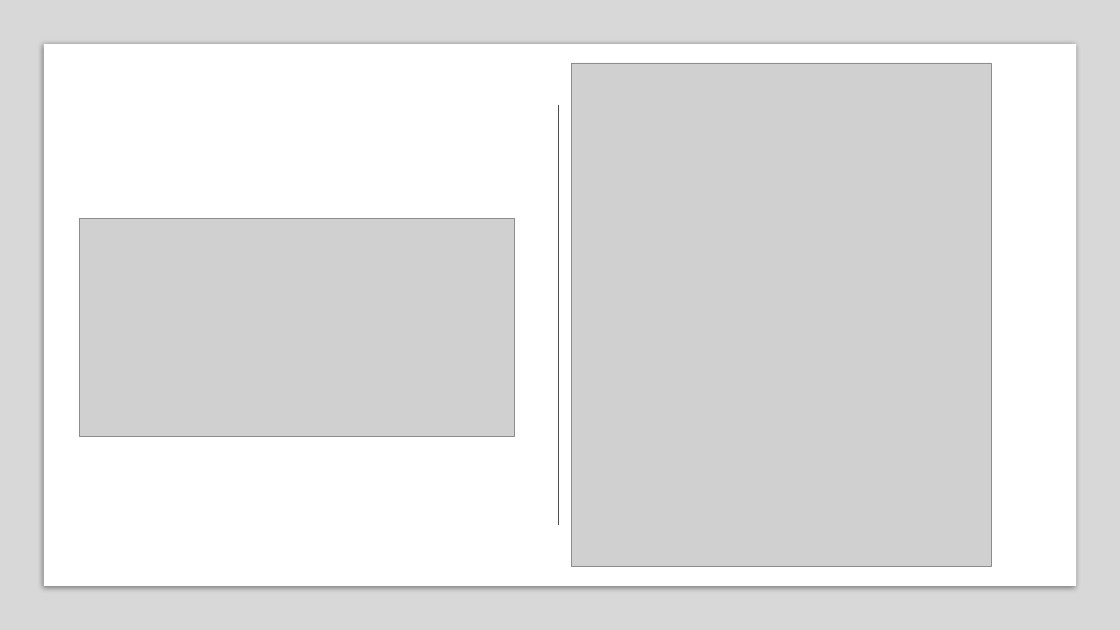
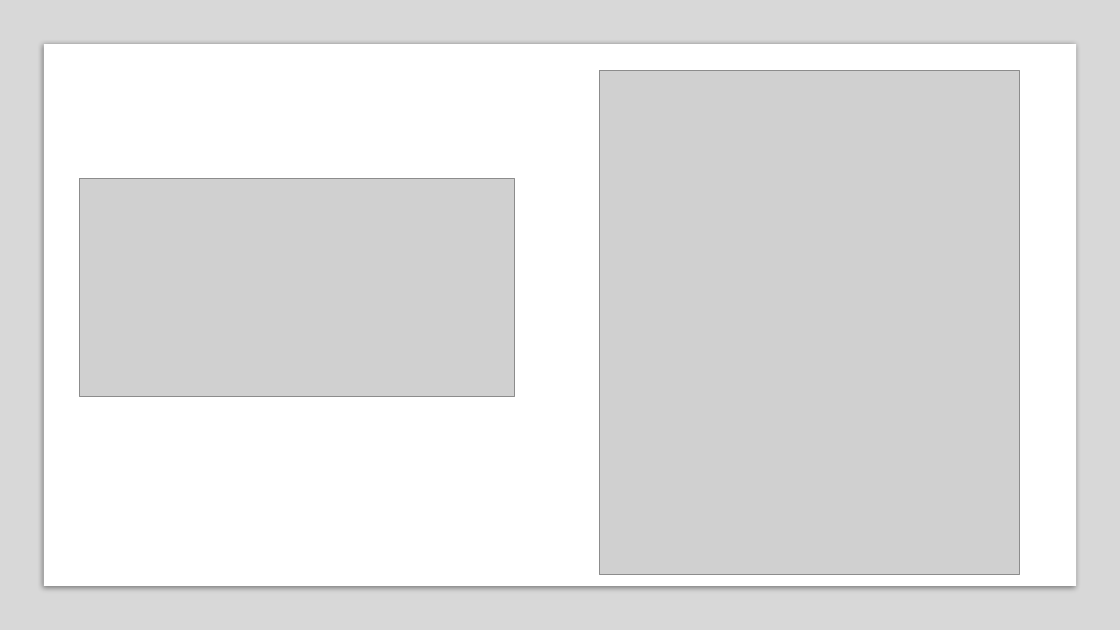
Before and after one commit to LielUziahu/Stylophora-pistillata-FPs, a slide deck: slide 1 of Output/Planulae_plots.pptx. Drawn at 1120x630 pixels with LibreOffice and Linux fonts; fonts in the diff are those of the drawing; grey boxes stand for pictures. Boxes give left, top, right and bottom in pixels: in the first picture for what was removed or moved away, otherwise in the second. Text is boxed around its words. In the diff, an @@ line names an element or a change of style, - is before the commit and + after.

```diff
--- a/Output/Planulae_plots.pptx
+++ b/Output/Planulae_plots.pptx
@@ picture: place and size @@
-picture at (571, 63, 991, 567)
+picture at (599, 71, 1019, 575)
@@ line removed from (559, 105) to (559, 525) @@
@@ picture: place and size @@
-picture at (79, 218, 514, 436)
+picture at (79, 179, 514, 397)
```
Also in this commit, not shown: 2 other slides changed, 26 other files.
